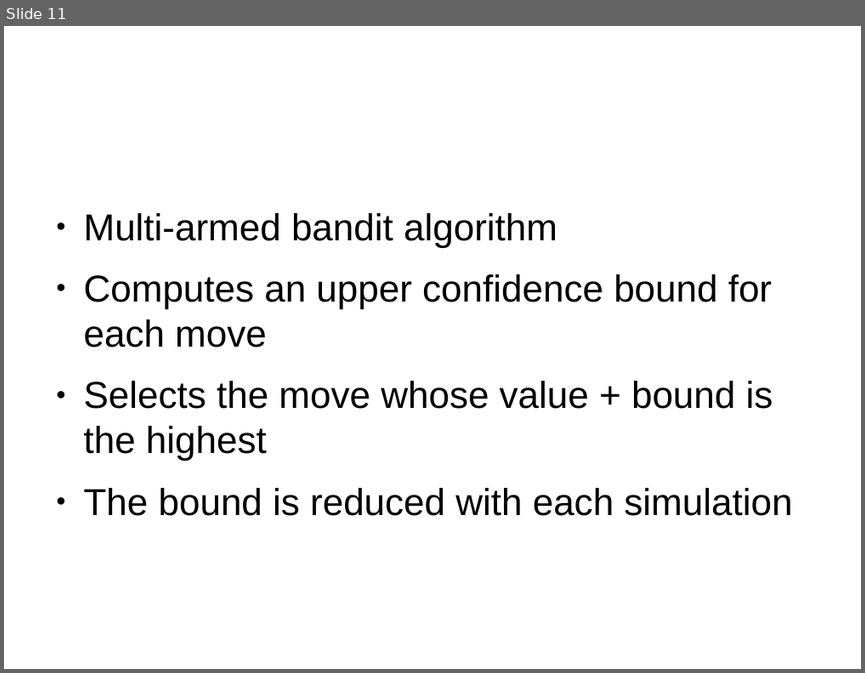
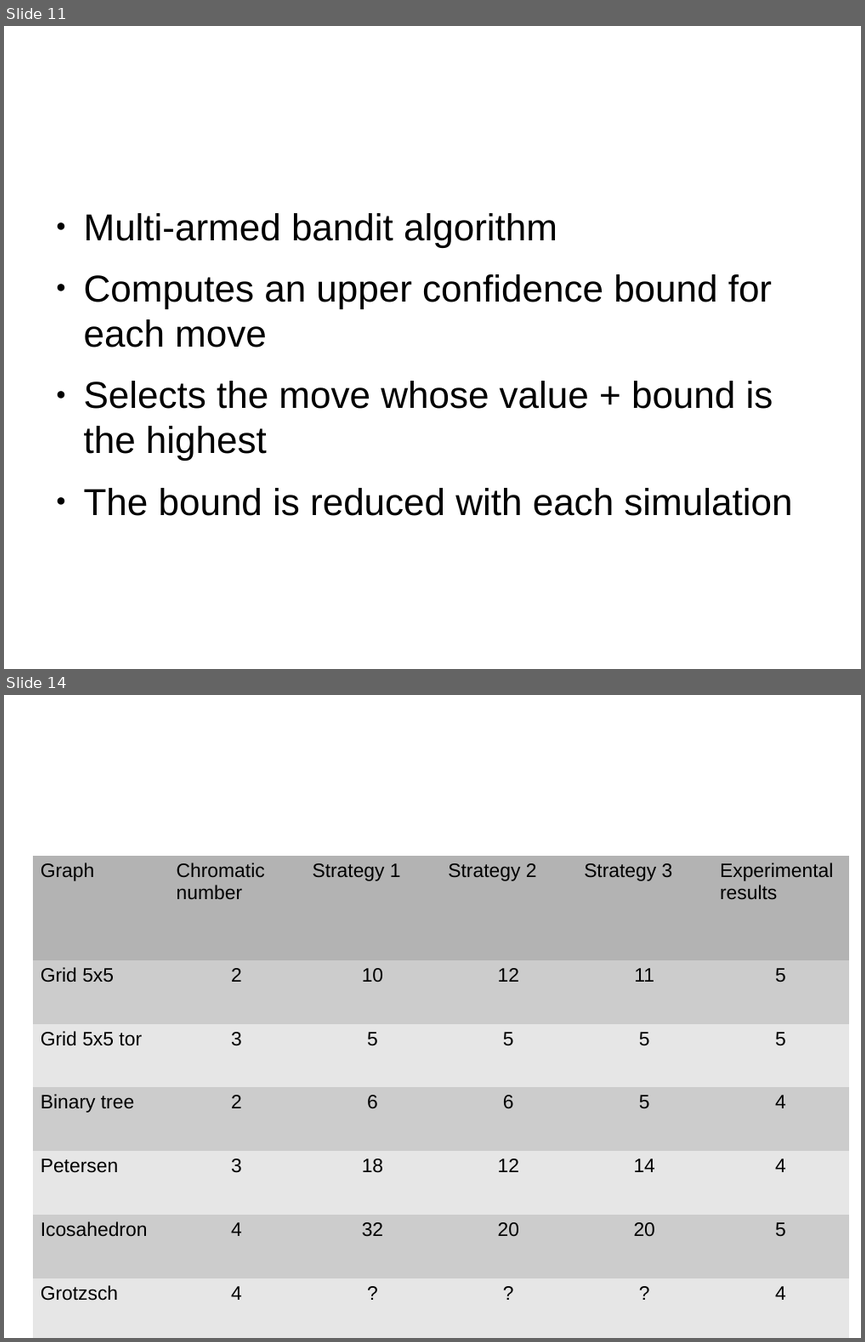
Before and after one commit to AlexPerrot/map-coloring, a slide deck: map-coloring.odp. Shown one above the other, each under a label of ours: slide 11 before the commit, slides 11 and 14 after it; the slides between them are not shown. The pictures are 865x673 and 865x1342 pixels, drawn with LibreOffice and Linux fonts; fonts in the diff are those of the drawing; background and template pictures are left out. Boxes give left, top, right and bottom in pixels: in the first picture for what was removed or moved away, otherwise in the second. Text is boxed around its words. In the diff, an @@ line names an element or a change of style, - is before the commit and + after.

Commit message:
chg

```diff
--- a/map-coloring.odp
+++ b/map-coloring.odp
@@ slide 14 added at box(4, 695, 861, 1338), background #FFFFFF @@
@@ table added at box(33, 856, 850, 1338), 7 rows, 6 columns @@
+Graph | Chromatic number | Strategy 1 | Strategy 2 | Strategy 3 | Experimental results
+Grid 5x5 | 2 | 10 | 12 | 11 | 5
+Grid 5x5 tor | 3 | 5 | 5 | 5 | 5
+Binary tree | 2 | 6 | 6 | 5 | 4
+Petersen | 3 | 18 | 12 | 14 | 4
+Icosahedron | 4 | 32 | 20 | 20 | 5
+Grotzsch | 4 | ? | ? | ? | 4
@@ title added at box(720, 885, 777, 899), 44.8 pt, text #FFFFFF @@
+Results
```
Also in this commit, not shown: 2 other slides added, 2 slides removed.
